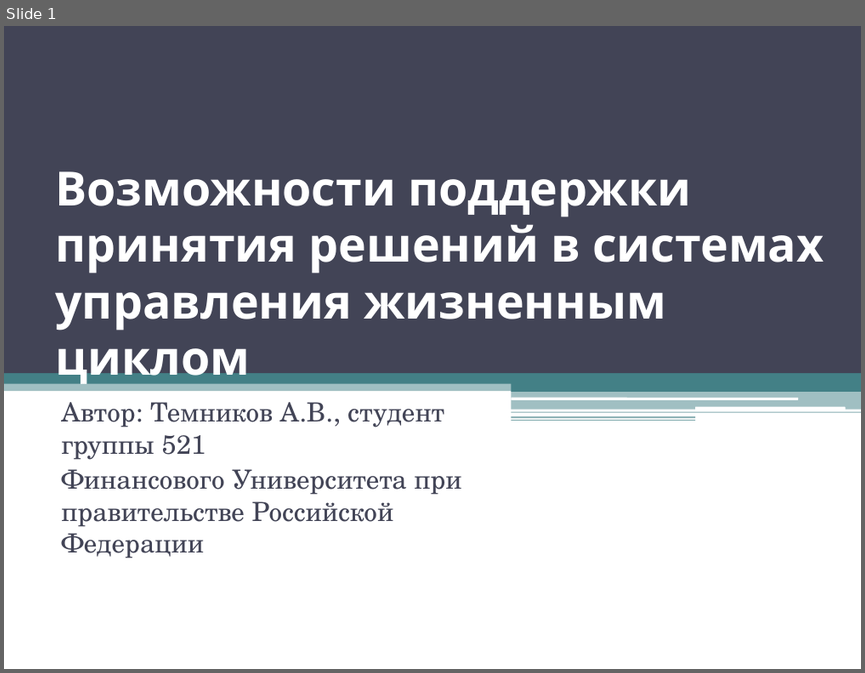
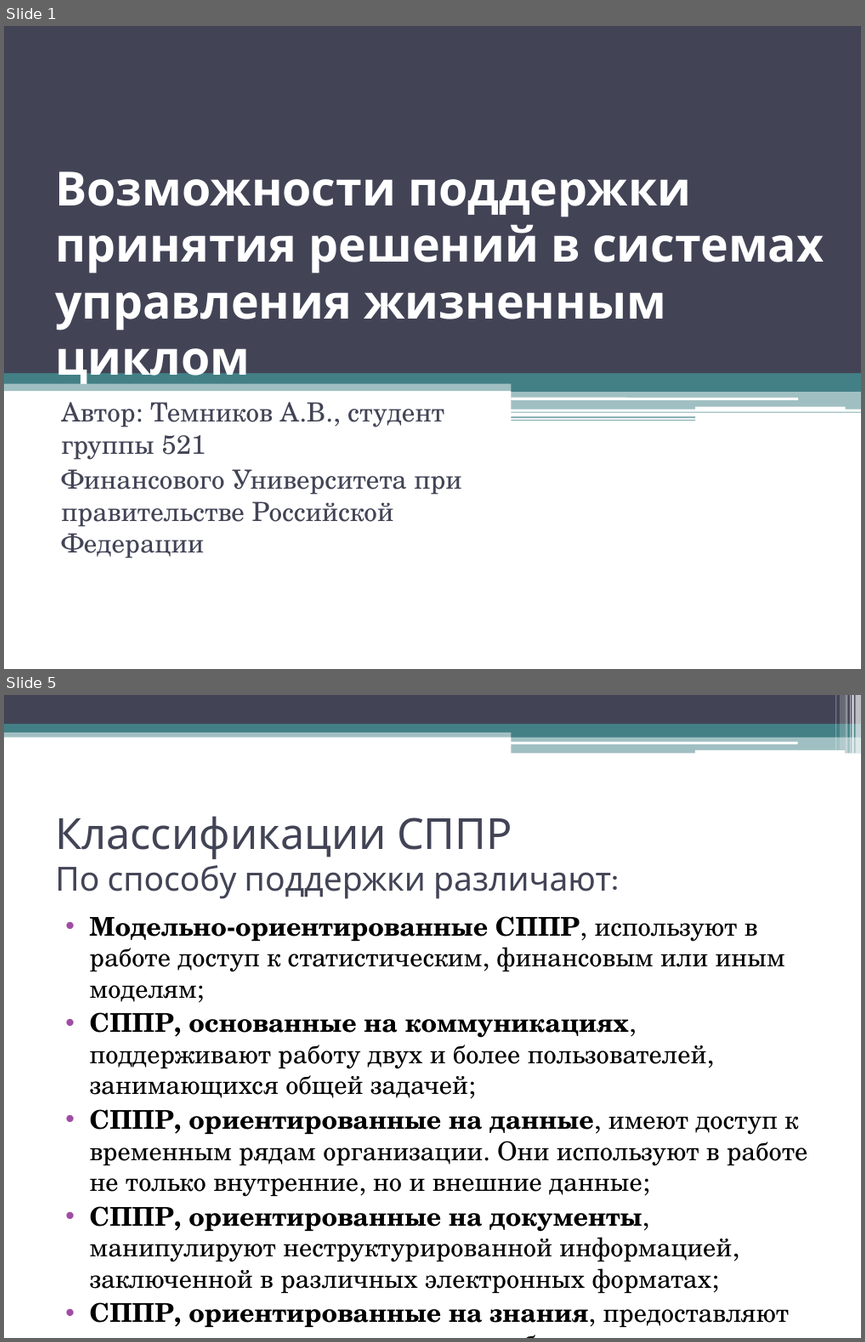
Before and after one commit to andreytemn/university, a slide deck: 5kurs/graf/Tem521PPRpresent.pptx. Shown one above the other, each under a label of ours: slide 1 before the commit, slides 1 and 5 after it; the slides between them are not shown. The pictures are 865x673 and 865x1342 pixels, drawn with LibreOffice and Linux fonts; fonts in the diff are those of the drawing. Boxes give left, top, right and bottom in pixels: in the first picture for what was removed or moved away, otherwise in the second. Text is boxed around its words. In the diff, an @@ line names an element or a change of style, - is before the commit and + after.

```diff
--- a/5kurs/graf/Tem521PPRpresent.pptx
+++ b/5kurs/graf/Tem521PPRpresent.pptx
@@ slide 5 added at [4, 695, 861, 1338], background #FFFFFF @@
@@ rectangle added at [4, 695, 861, 724], fill #424456 @@
@@ rectangle added at [835, 695, 836, 750], fill #FFFFFF at 30% opacity @@
@@ rectangle added at [840, 695, 845, 750], fill #FFFFFF at 20% opacity @@
@@ rectangle added at [846, 695, 848, 754], fill #FFFFFF at 40% opacity @@
@@ rectangle added at [850, 695, 851, 754], fill #FFFFFF at 60% opacity @@
@@ rectangle added at [851, 695, 854, 754], fill #FFFFFF at 65% opacity @@
@@ rectangle added at [856, 695, 861, 754], fill #FFFFFF at 65% opacity @@
@@ rectangle added at [4, 729, 861, 737], fill #438086 at 50% opacity @@
@@ rectangle added at [4, 724, 861, 732], fill #438086 @@
@@ rounded rectangle added at [511, 741, 797, 743], fill #FFFFFF @@
@@ rectangle added at [511, 728, 861, 737], fill #438086 @@
@@ rectangle added at [511, 736, 861, 754], fill #438086 at 50% opacity @@
@@ rounded rectangle added at [694, 750, 845, 754], fill #FFFFFF @@
@@ title added at [55, 816, 611, 899], 27.9 pt, text #424456 @@
+Классификации СППР
+По способу поддержки различают:
@@ text added at [90, 916, 807, 1322], 21.7 pt, text #000000 @@
+• Модельно-ориентированные СППР, используют в работе доступ к статистическим, финансовым или иным моделям;
+• СППР, основанные на коммуникациях, поддерживают работу двух и более пользователей, занимающихся общей задачей;
+• СППР, ориентированные на данные, имеют доступ к временным рядам организации. Они используют в работе не только внутренние, но и внешние данные;
+• СППР, ориентированные на документы, манипулируют неструктурированной информацией, заключенной в различных электронных форматах;
+• СППР, ориентированные на знания, предоставляют специализированные решения проблем, основанные на фактах.
```
Also in this commit, not shown: 1 slide changed, 4 other slides added, 1 slide removed, 1 other file.
